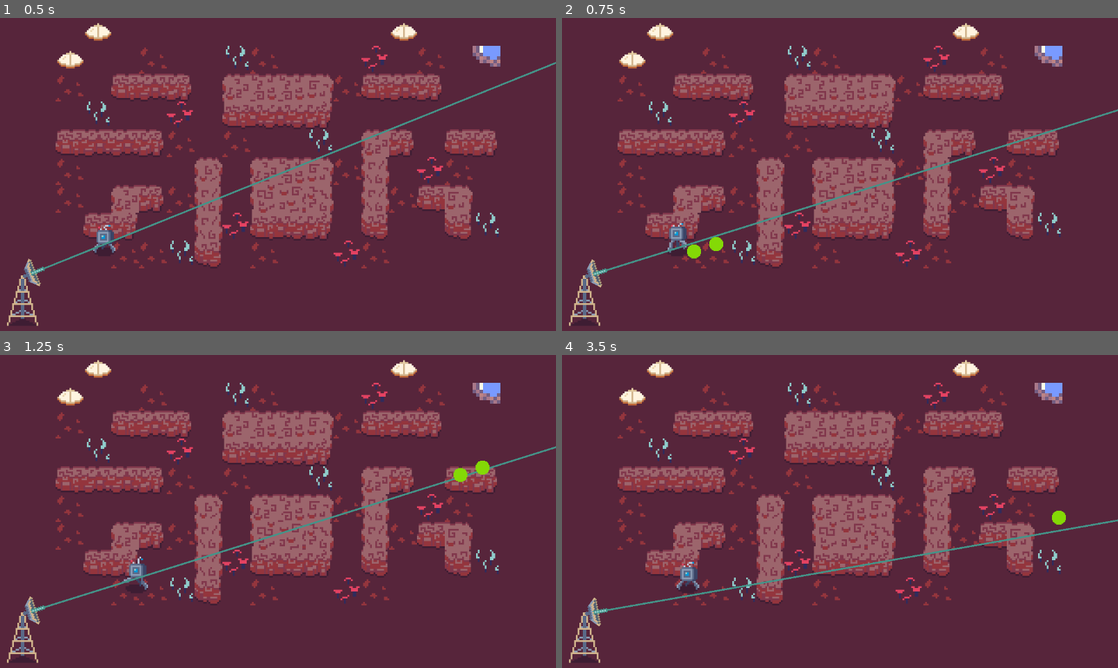
Above: before the commit, frames 1-4 (two rows, left to right).
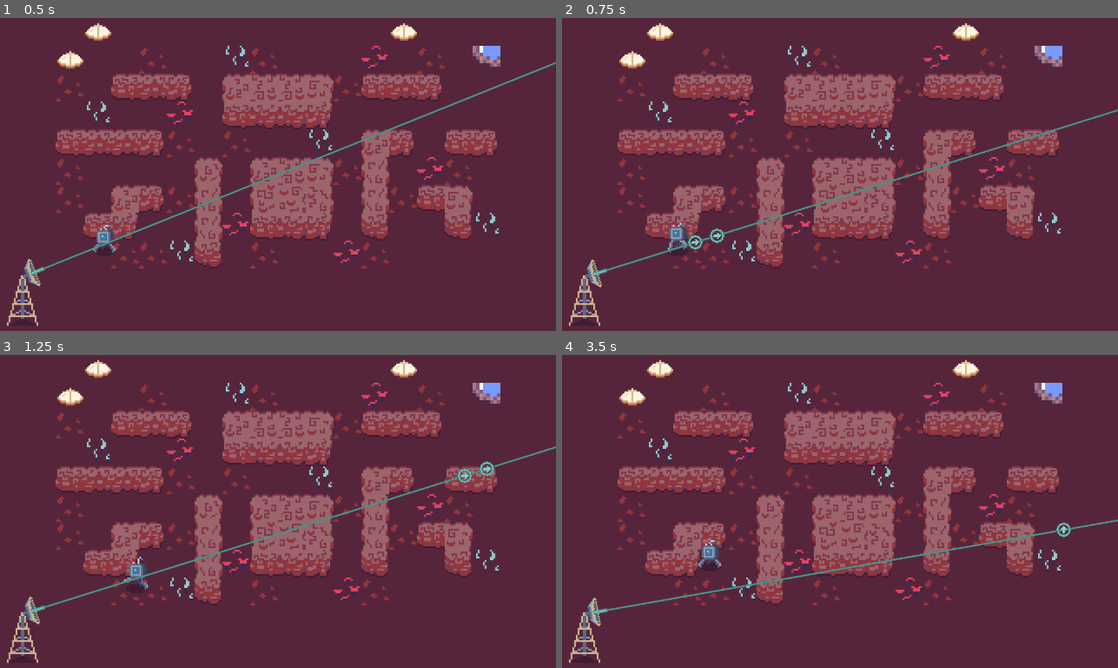
Above: after the commit, the same moments.

Repository: YannVeld/LD59
Game: Godot game, scene res://main_scene.tscn
Two runs of this game, one before a commit and one after it. Both use one fixed random seed, a clock stepped at 60 frames per second and the inputs below.
Inputs (mouse positions are in pixels of both pictures, inside the frame that each line leads up to):
- Up to frame 1 (0.5 s): no input
- Up to frame 2 (0.75 s): tap Enter at 0.5 s; move the mouse to (962, 158) at 0.52 s; hold D (move_right) from 0.53 s (still down)
- Up to frame 3 (1.25 s): keep holding D (move_right)
- Up to frame 4 (3.5 s): move the mouse to (728, 527) at 1.27 s; release D (move_right) at 1.28 s; hold Down (move_down) 1.28-2.03 s; move the mouse to (895, 442) at 2.02 s; hold D (move_right) 2.03-2.78 s; move the mouse to (812, 574) at 2.77 s; hold Up (move_up) from 2.78 s (still down)

Frame 1 is identical in both runs. In frame 2, 0.3% of the frame differs, in the area x 22-30%, y 67-77%; in frame 3, 0.3%; in frame 4, 0.7%, in the area x 20-92%, y 49-76%.

Commit message:
Added instruction package sprites

Diff:
--- a/Scenes/SignalPacket.tscn
+++ b/Scenes/SignalPacket.tscn
@@ -1,19 +1,28 @@
 [gd_scene format=3 uid="uid://r3oiy4nte3v1"]
 
 [ext_resource type="Script" uid="uid://cqo66ly22l4c6" path="res://Scripts/signal_packet.gd" id="1_6bd5y"]
-[ext_resource type="Texture2D" uid="uid://jg7vkbyvcha6" path="res://Sprites/yellowCircle.png" id="1_hcn3i"]
+[ext_resource type="Texture2D" uid="uid://dgc42ny62kmbk" path="res://Sprites/InstructionPackages/InstructionPackage_down.png" id="2_7anpm"]
+[ext_resource type="Texture2D" uid="uid://dprokaxomlmlq" path="res://Sprites/InstructionPackages/InstructionPackage_up.png" id="2_uu5ic"]
+[ext_resource type="Texture2D" uid="uid://b8p8y32085rx6" path="res://Sprites/InstructionPackages/InstructionPackage_left.png" id="4_ctvqe"]
+[ext_resource type="Texture2D" uid="uid://0w0ijysjk3ky" path="res://Sprites/InstructionPackages/InstructionPackage_right.png" id="5_ywsrf"]
+[ext_resource type="Texture2D" uid="uid://dtv6ive2ktd5d" path="res://Sprites/InstructionPackages/InstructionPackage_empty.png" id="6_ctvqe"]
 
 [sub_resource type="CircleShape2D" id="CircleShape2D_6bd5y"]
 radius = 5.0
 
 [node name="SignalPacket" type="Area2D" unique_id=644848119]
 script = ExtResource("1_6bd5y")
+sprites = Dictionary[String, Texture2D]({
+"": ExtResource("6_ctvqe"),
+"down": ExtResource("2_7anpm"),
+"left": ExtResource("4_ctvqe"),
+"right": ExtResource("5_ywsrf"),
+"up": ExtResource("2_uu5ic")
+})
 
 [node name="Sprite2D" type="Sprite2D" parent="." unique_id=2048244929]
-modulate = Color(0.5353745, 0.8529901, 0.5002168, 1)
 scale = Vector2(0.5, 0.5)
-texture = ExtResource("1_hcn3i")
+texture = ExtResource("6_ctvqe")
 
 [node name="CollisionShape2D" type="CollisionShape2D" parent="." unique_id=1460794897]
 shape = SubResource("CircleShape2D_6bd5y")
-debug_color = Color(0.8070536, 0.30038366, 0.7257294, 0.41960785)
--- a/Scripts/signal_packet.gd
+++ b/Scripts/signal_packet.gd
@@ -1,14 +1,18 @@
 extends Area2D
 
 @export
-var instruction: String
+var instruction: String = ""
 @export
 var direction: Vector2
 const SPEED = 400.
 
+@export var sprites: Dictionary[String, CompressedTexture2D] = {"": null, "down": null, "up": null, "left": null, "right": null}
+
+@onready var _my_sprite_renderer: Sprite2D = get_node("./Sprite2D")
+
 # Called when the node enters the scene tree for the first time.
 func _ready() -> void:
-	pass # Replace with function body.
+	_my_sprite_renderer.texture = sprites[instruction]
 
 # Called every frame. 'delta' is the elapsed time since the previous frame.
 func _process(delta: float) -> void:
--- a/Scripts/transmitter.gd
+++ b/Scripts/transmitter.gd
@@ -5,6 +5,8 @@
 
 var SignalPacketScene = preload("res://Scenes/SignalPacket.tscn")
 var SignalPacketInstance
+
+@onready var dish = $"./DishSprite"
 
 # Called when the node enters the scene tree for the first time.
 func _ready() -> void:
@@ -27,7 +29,7 @@
 			mouse_position = get_viewport().get_mouse_position()
 			SignalPacketInstance = SignalPacketScene.instantiate()
 			SignalPacketInstance.instruction = direction
-			SignalPacketInstance.direction = ((mouse_position - self.position).normalized())
-			SignalPacketInstance.position = self.position
+			SignalPacketInstance.direction = ((mouse_position - dish.global_position).normalized())
+			SignalPacketInstance.position = dish.global_position
 			$"../SignalPackets".add_child(SignalPacketInstance)
 	return
Binary file added: Sprites/InstructionPackages/InstructionPackage_down.png
Not shown, added: Sprites/InstructionPackages/InstructionPackage_down.png.import
Binary file added: Sprites/InstructionPackages/InstructionPackage_empty.png
Not shown, added: Sprites/InstructionPackages/InstructionPackage_empty.png.import
Binary file added: Sprites/InstructionPackages/InstructionPackage_left.png
Not shown, added: Sprites/InstructionPackages/InstructionPackage_left.png.import
Binary file added: Sprites/InstructionPackages/InstructionPackage_right.png
Not shown, added: Sprites/InstructionPackages/InstructionPackage_right.png.import
Binary file added: Sprites/InstructionPackages/InstructionPackage_up.png
Not shown, added: Sprites/InstructionPackages/InstructionPackage_up.png.import
